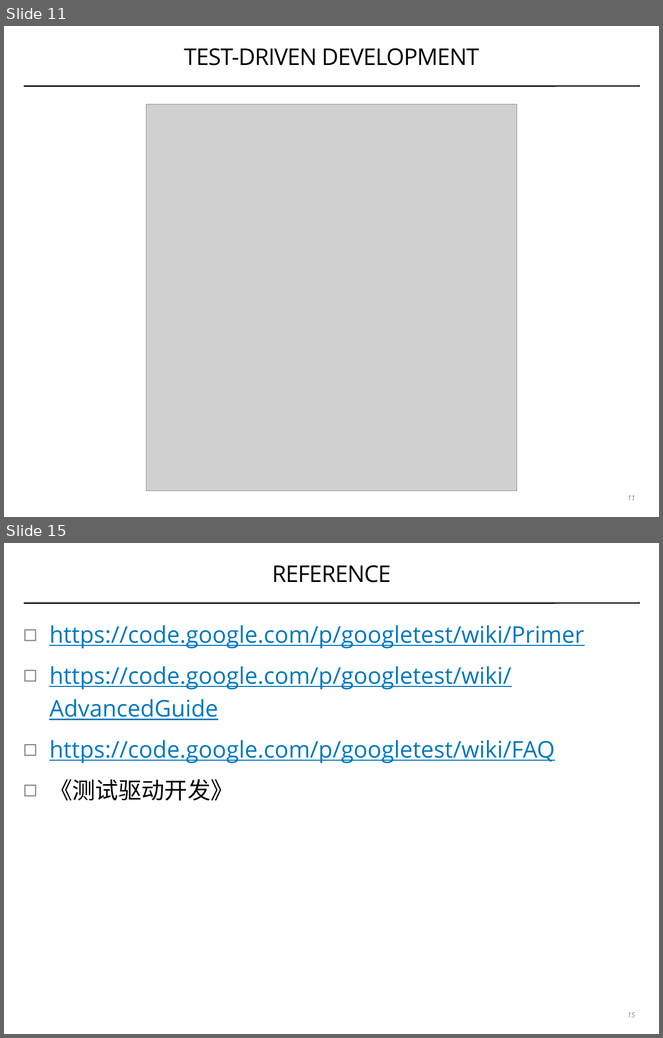
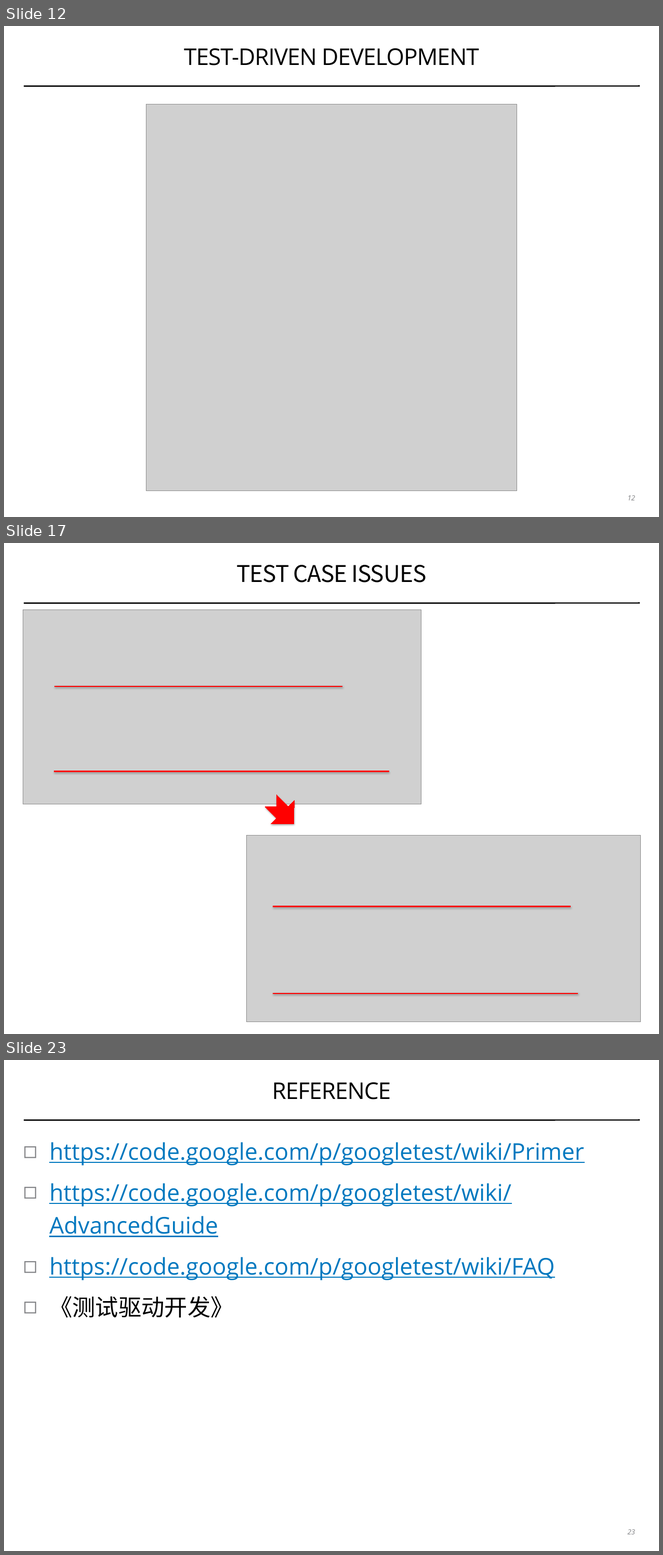
Before and after one commit to coney/c-training, a slide deck: UT/.slides/01-introduction-to-gtest.pptx. Shown one above the other, each under a label of ours: slides 11 and 15 before the commit, slides 12, 17 and 23 after it; the slides between them are not shown. The pictures are 663x1038 and 663x1555 pixels, drawn with LibreOffice and Linux fonts; fonts in the diff are those of the drawing; grey boxes stand for pictures. Boxes give left, top, right and bottom in pixels: in the first picture for what was removed or moved away, otherwise in the second. Text is boxed around its words. In the diff, an @@ line names an element or a change of style, - is before the commit and + after.

```diff
--- a/UT/.slides/01-introduction-to-gtest.pptx
+++ b/UT/.slides/01-introduction-to-gtest.pptx
@@ slide 17 added at [4, 543, 659, 1034], background #FFFFFF; not listed: 1 template element that a slide beside it also shows @@
@@ title added at [237, 565, 426, 583], 36 pt, text #000000 @@
+TEST CASE ISSUES
@@ picture added at [23, 610, 422, 804] @@
@@ line added from (54, 687) to (343, 687), #FF0000 2 pt @@
@@ line added from (54, 771) to (389, 771), #FF0000 2 pt @@
@@ notched right arrow added at [259, 789, 306, 836], fill #FF0000, outline #FF0000 0.75 pt @@
@@ picture added at [247, 836, 641, 1022] @@
@@ line added from (273, 906) to (571, 906), #FF0000 2 pt @@
@@ line added from (273, 994) to (579, 994), #FF0000 2 pt @@
@@ what was slide 11 is now slide 12 @@
@@ page number at [627, 496, 635, 501]: text changed @@
-11
+12
@@ what was slide 15 is now slide 23 @@
@@ page number at [627, 1530, 635, 1535]: text changed @@
-15
+23
```
Also in this commit, not shown: 6 slides changed, 7 other slides added, 10 other files.
